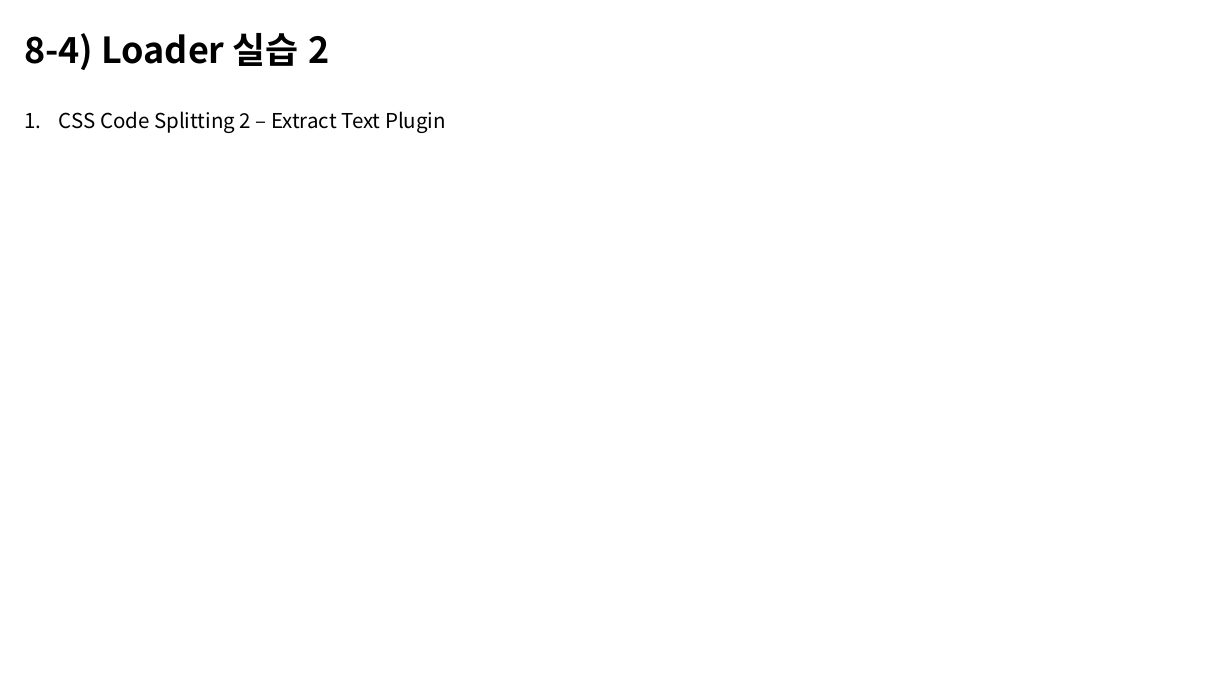
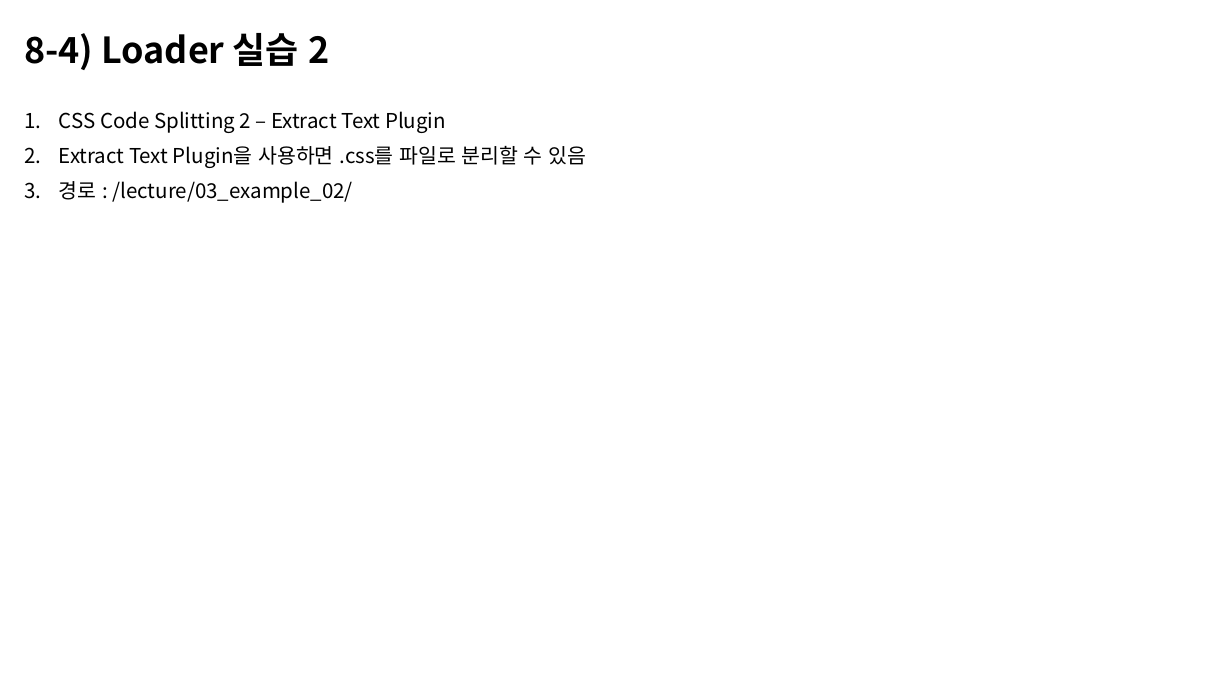
Before and after one commit to n4oah-study/webpack, a slide deck: slide 16 of document/webpack.pptx. Drawn at 1232x693 pixels with LibreOffice and Linux fonts; fonts in the diff are those of the drawing. Boxes give left, top, right and bottom in pixels: in the first picture for what was removed or moved away, otherwise in the second. Text is boxed around its words. In the diff, an @@ line names an element or a change of style, - is before the commit and + after.

Commit message:
example_02 실습 내용 추가 pptx

```diff
--- a/document/webpack.pptx
+++ b/document/webpack.pptx
@@ text at (x1=59, y1=146, x2=586, y2=203): paragraphs added @@
+2. Extract Text Plugin을 사용하면 .css를 파일로 분리할 수 있음
+3. 경로 : /lecture/03_example_02/
```
Also in this commit, not shown: 1 other slide changed.
